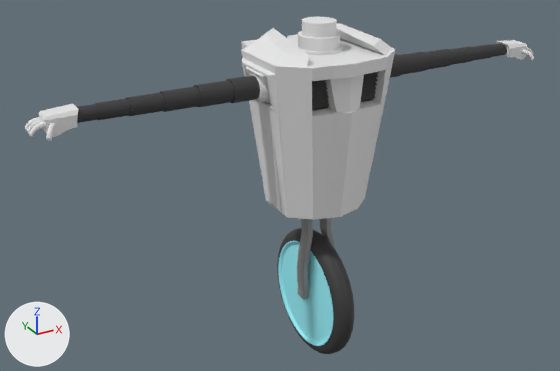
An edit to the FBX model BlendFiles/Robot/Robot3.fbx, drawn before and after from the same camera.
Camera for both pictures: a camera (50 mm lens) standing at (-5.8, -9.39, 6.72) and looking at (-0.44, 0.36, 1.84). Arrows for +X, +Y and +Z are at lower left; the lights stay in place. Where no turn or scale is listed for an object, it has been applied to the vertices.

Objects in the first picture: 'Arms', 'Axels', 'Chassi', 'HandMesh', 'HandMesh2', 'Wheel'.
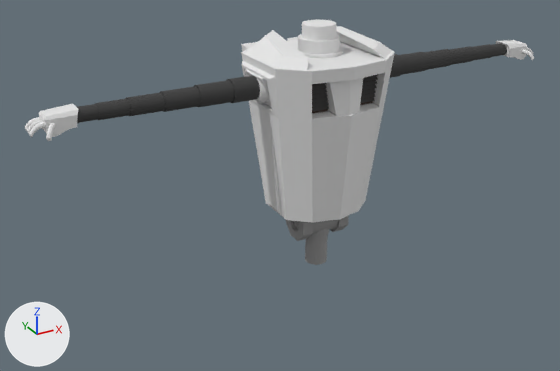
Scene script edits in JSON lines:
```json
{"block": "me_cube_001", "where": "# used by ob_axels; location = (0.0, 0.0, 0.0); rotation_euler = (-0.00997, -0.00157, 0.00393), in degrees (-0.6, -0.1, 0.2)"}
{"op": "remove", "block": "me_cube_001", "code": "me_cube_001.from_pydata(...)  # 104 vertices, 100 faces; spans x -0.3..0.3, y -0.19..0.1, z -0.04..2.27"}
{"op": "add", "block": "me_cube_001", "code": "me_cube_001.from_pydata(...)  # 356 vertices, 293 faces; spans x -0.41..0.41, y -0.28..0.27, z -0.57..0.46"}
{"block": "me_cube_001", "change": "me_cube_001 part 1: 104 vertices removed from x -0.3..0.3, y -0.19..0.1, z -0.04..2.27; 356 vertices added at x -0.41..0.41, y -0.28..0.27, z -0.57..0.46"}
{"block": "me_cube", "where": "# used by ob_chassi; location = (0.0, 0.01, 0.0); rotation_euler = (-0.00223, -0.000355, 0.000879), in degrees (-0.1, 0, 0.1)"}
{"op": "remove", "block": "me_cube", "code": "me_cube.from_pydata(...)  # 532 vertices, 423 faces; spans x -1.06..1.06, y -0.94..1.12, z 1.64..4.44"}
{"op": "add", "block": "me_cube", "code": "me_cube.from_pydata(...)  # 564 vertices, 456 faces; spans x -1.06..1.06, y -1.0..1.07, z -1.62..1.27"}
{"block": "me_cube", "change": "me_cube part 2: the loose piece of 192 vertices spanning x -0.35..0.35, y -0.37..0.33, z 4.0..4.44 is moved by (0.0, -0.05, -3.17)"}
{"block": "me_cube", "change": "me_cube part 3: a new loose piece of 372 vertices spanning x -1.06..1.06, y -1.0..1.07, z -1.62..1.1"}
{"block": "me_cube", "change": "me_cube part 4: the loose piece of 340 vertices spanning x -1.06..1.06, y -0.94..1.12, z 1.64..4.27 is deleted"}
{"op": "remove", "block": "ob_wheel", "code": ["ob_wheel = bpy.data.objects.new('Wheel', me_circle)", "ob_wheel.location = (0.0, 0.0, 0.0)"]}
{"op": "set", "path": "ob_axels.rotation_euler", "old": "(-0.00997, -0.00157, 0.00393)", "new": "(0.0, 0.0, 0.0)", "note": "degrees (-0.6, -0.1, 0.2) -> degrees (0, 0, 0)"}
{"op": "set", "path": "ob_axels.location", "old": "(0.0, 0.0, 0.0)", "new": "(0.01, -0.05, 1.18)"}
{"op": "set", "path": "ob_chassi.rotation_euler", "old": "(-0.00223, -0.000355, 0.000879)", "new": "(0.0, 0.0, 0.0)", "note": "degrees (-0.1, 0, 0.1) -> degrees (0, 0, 0)"}
{"op": "set", "path": "ob_chassi.location", "old": "(0.0, 0.01, 0.0)", "new": "(0.0, 0.08, 3.13)"}
```

Where the change shows, as pixel boxes [x1, y1, x2, y2] in the pictures (560 x 371 px; the box of a moved part takes in the faces that stretch with it):
```json
{"object": "Chassi", "change": "reshaped, moved, turned", "before": [241, 17, 396, 220], "after": [241, 19, 395, 223]}
{"object": "Wheel", "change": "deleted", "before": [277, 228, 354, 354], "faces in mat_spoiler (cyan #9bf4fd)": [278, 241, 334, 346], "faces in mat_rubber (black #3a3a3a)": [277, 228, 354, 354]}
{"object": "Axels", "change": "reshaped, moved, turned", "before": [297, 218, 335, 300], "after": [286, 215, 349, 265]}
{"part": 2, "of": "me_cube", "change": "moved or reshaped", "before": [296, 17, 343, 55], "after": [295, 19, 343, 58]}
{"part": 3, "of": "me_cube", "change": "added", "after": [241, 26, 395, 223]}
{"part": 4, "of": "me_cube", "change": "deleted", "before": [241, 23, 396, 220]}
```
